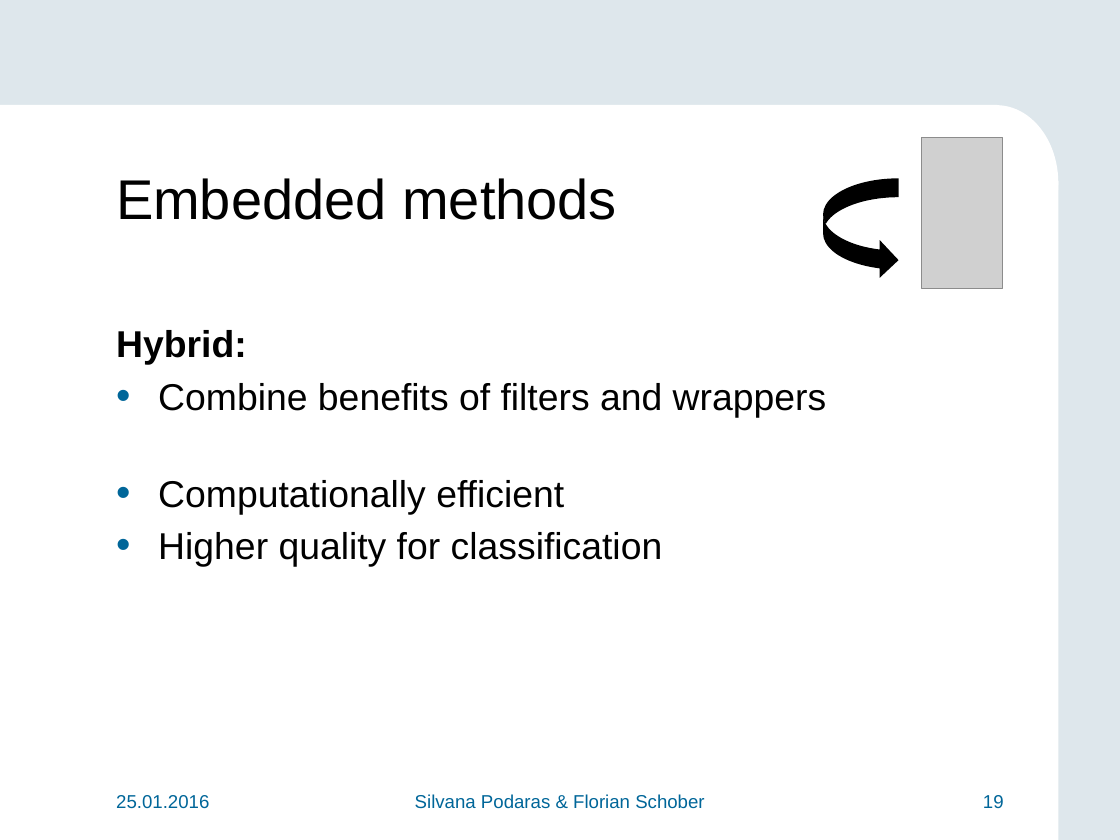
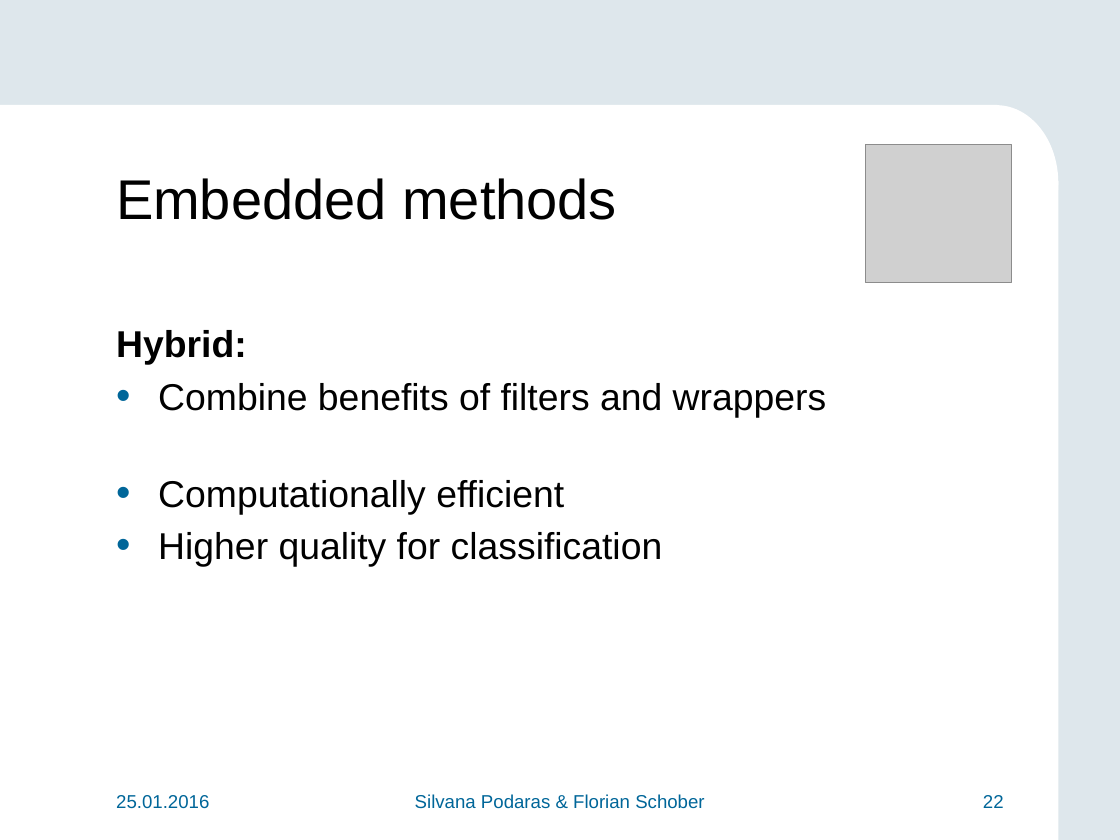
Before and after one commit to teretrus/VisSeminar, a slide deck: slide 22 of presentation/Presentation.pptx (slide 19 before the commit). Drawn at 1120x840 pixels with LibreOffice and Linux fonts; fonts in the diff are those of the drawing; grey boxes stand for pictures; background and template pictures are left out. Boxes give left, top, right and bottom in pixels: in the first picture for what was removed or moved away, otherwise in the second. Text is boxed around its words. In the diff, an @@ line names an element or a change of style, - is before the commit and + after.

```diff
--- a/presentation/Presentation.pptx
+++ b/presentation/Presentation.pptx
@@ picture: place and size @@
-picture at (922,138,1002,289)
+picture at (866,144,1011,283)
@@ curved right arrow removed at (823,178,898,279) @@
@@ page number at (983,795,1004,808): text changed @@
-19
+22
```
Also in this commit, not shown: 8 other slides changed, 2 slides added.
